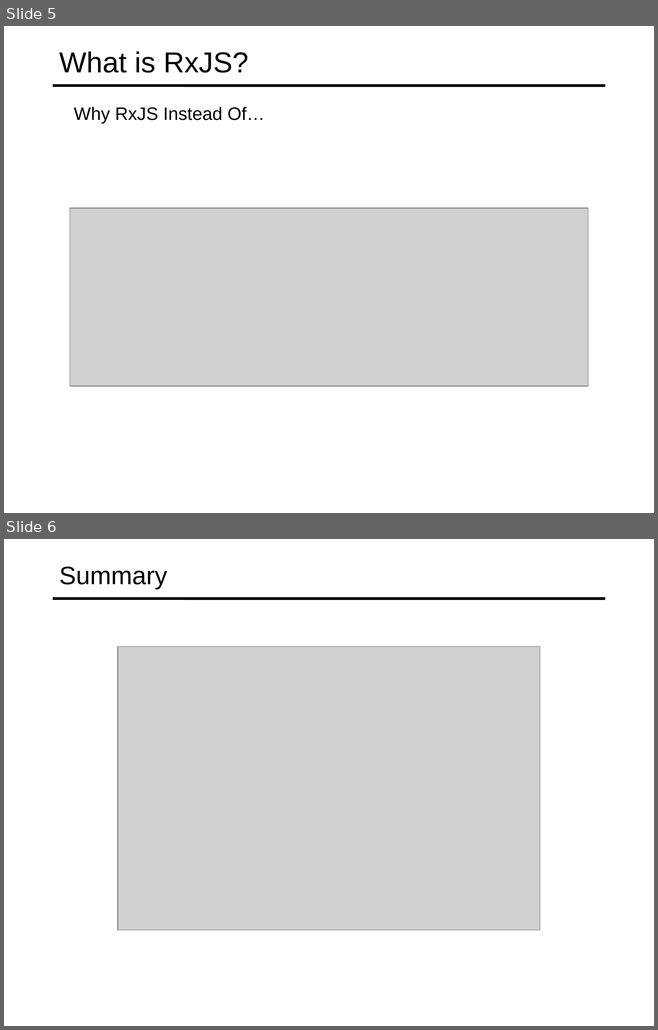
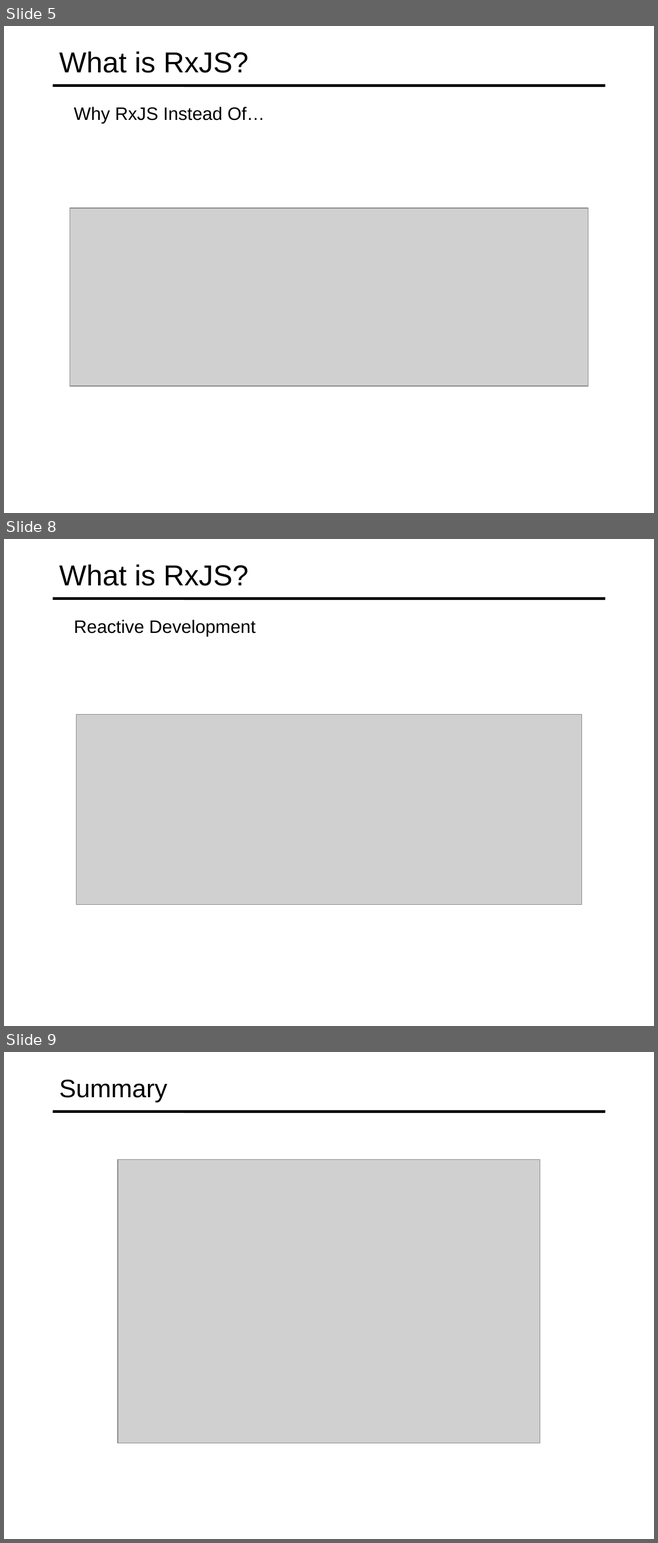
Before and after one commit to specter01wj/Jago_Link_Training, a slide deck: Angular/Angular12/RxJS Fundamental/1_Intro-to-RxJS/L1_Intro-to-RxJS.ppt. Shown one above the other, each under a label of ours: slides 5 and 6 before the commit, slides 5, 8 and 9 after it; the slides between them are not shown. The pictures are 658x1030 and 658x1543 pixels, drawn with LibreOffice and Linux fonts; fonts in the diff are those of the drawing; grey boxes stand for pictures. Boxes give left, top, right and bottom in pixels: in the first picture for what was removed or moved away, otherwise in the second. Text is boxed around its words. In the diff, an @@ line names an element or a change of style, - is before the commit and + after.

```diff
--- a/Angular/Angular12/RxJS Fundamental/1_Intro-to-RxJS/L1_Intro-to-RxJS.ppt
+++ b/Angular/Angular12/RxJS Fundamental/1_Intro-to-RxJS/L1_Intro-to-RxJS.ppt
@@ slide 8 added at <box>4,539,654,1026</box>, background #FFFFFF; not listed: 1 template element that a slide beside it also shows @@
@@ title added at <box>59,565,249,586</box>, 32 pt, text #000000 @@
+What is RxJS?
@@ text added at <box>74,620,255,636</box>, 20 pt, text #000000 @@
+  Reactive Development
@@ picture added at <box>76,714,582,904</box> @@
@@ what was slide 6 is now slide 9 @@
```
Also in this commit, not shown: 2 other slides added.
